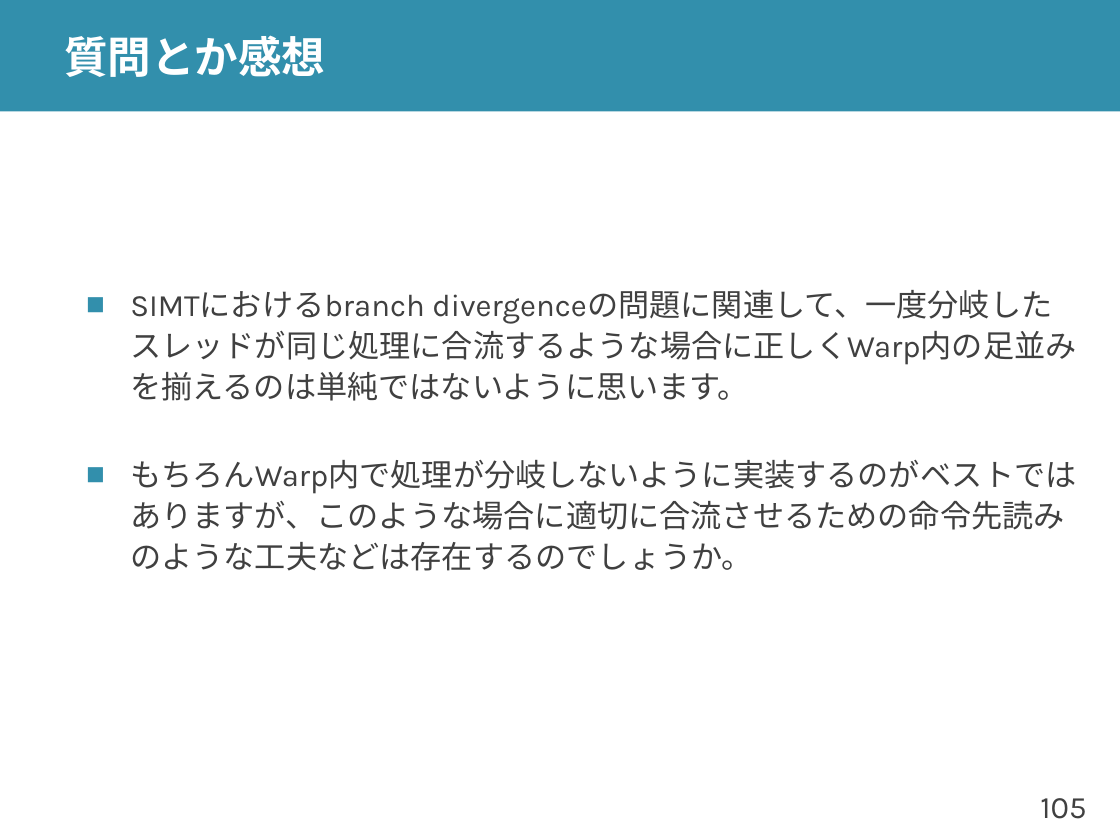
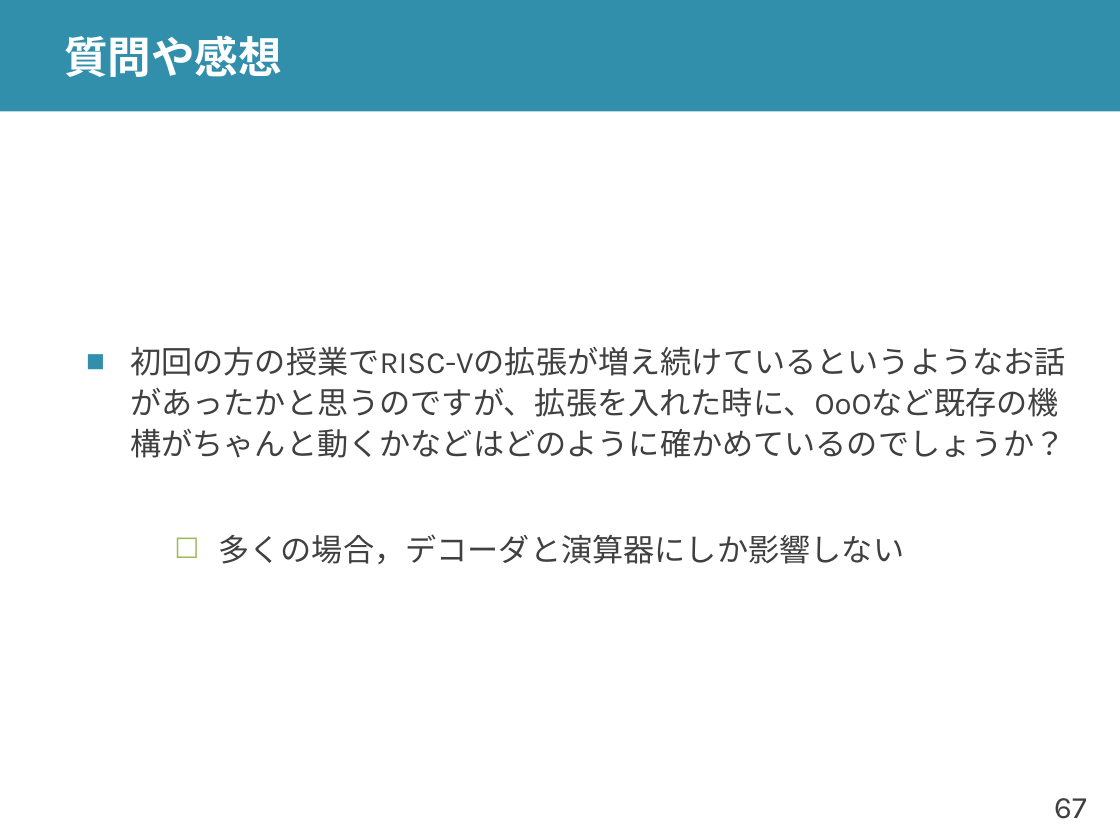
Before and after one commit to shioyadan/advanced-computer-organization, a slide deck: slide 67 of aco-shioya-12.pptx (slide 105 before the commit). Drawn at 1120x840 pixels with LibreOffice and Linux fonts; fonts in the diff are those of the drawing. Boxes give left, top, right and bottom in pixels: in the first picture for what was removed or moved away, otherwise in the second. Text is boxed around its words. In the diff, an @@ line names an element or a change of style, - is before the commit and + after.

Commit message:
回数の順序などを変更

```diff
--- a/aco-shioya-12.pptx
+++ b/aco-shioya-12.pptx
@@ title at (64,35,282,77): text changed @@
-質問とか感想
+質問や感想
@@ text at (130,346,1066,564): text changed @@
-■ SIMTにおけるbranch divergenceの問題に関連して、一度分岐したスレッドが同じ処理に合流するような場合に正しくWarp内の足並みを揃えるのは単純ではないように思います。
-■ もちろんWarp内で処理が分岐しないように実装するのがベストではありますが、このような場合に適切に合流させるための命令先読みのような工夫などは存在するのでしょうか。
+■ 初回の方の授業でRISC-Vの拡張が増え続けているというようなお話があったかと思うのですが、拡張を入れた時に、OoOなど既存の機構がちゃんと動くかなどはどのように確かめているのでしょうか？
+    ☐ 多くの場合，デコーダと演算器にしか影響しない
@@ page number at (1054,798,1086,819): text changed @@
-105
+67
```
Also in this commit, not shown: 26 other slides changed, 43 slides added, 74 slides removed, 8 other files.
